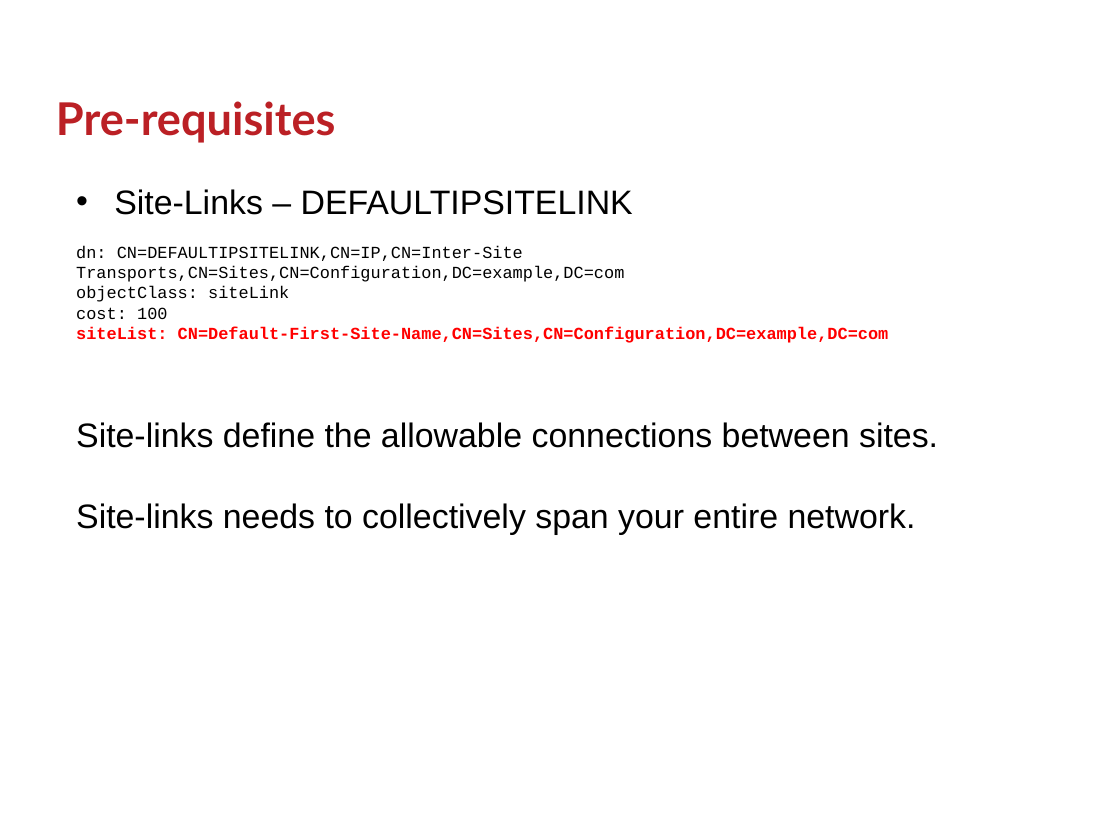
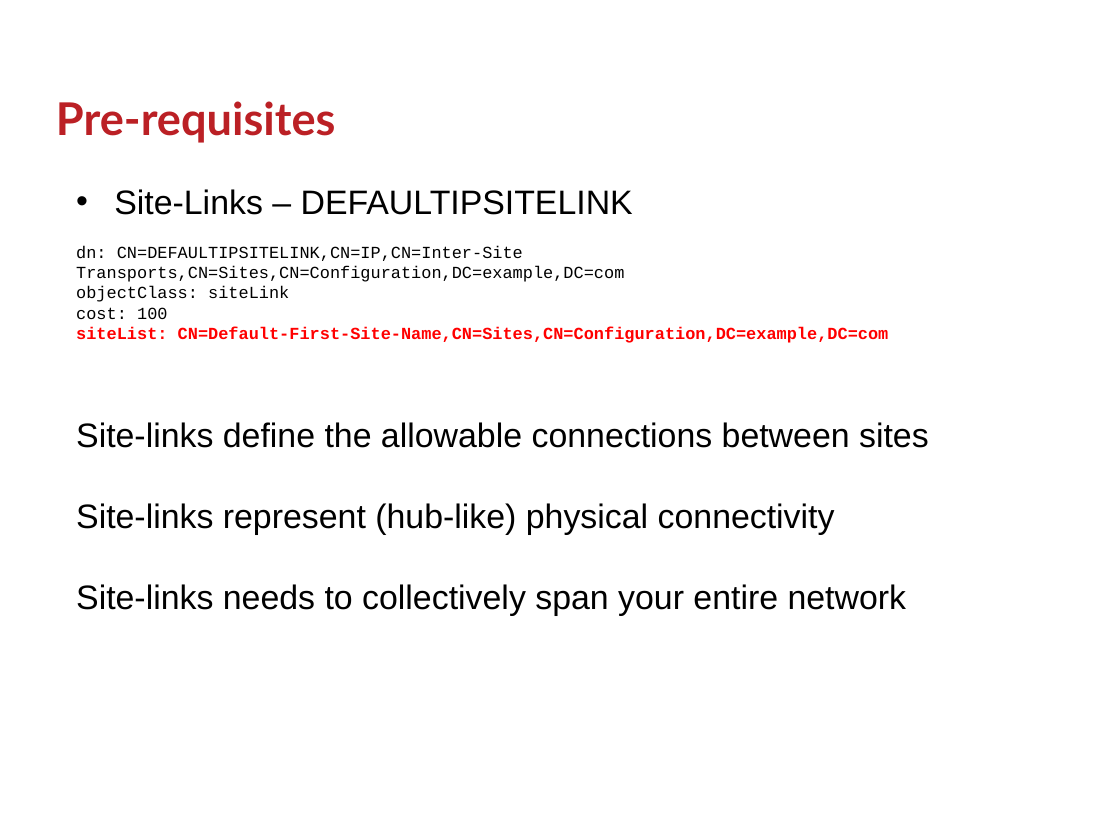
Before and after one commit to GSam/Slides, a slide deck: slide 10 of Samba KCC.pptx. Drawn at 1120x840 pixels with LibreOffice and Linux fonts; fonts in the diff are those of the drawing; background and template pictures are left out. Boxes give left, top, right and bottom in pixels: in the first picture for what was removed or moved away, otherwise in the second. Text is boxed around its words. In the diff, an @@ line names an element or a change of style, - is before the commit and + after.

```diff
--- a/Samba KCC.pptx
+++ b/Samba KCC.pptx
@@ text at bbox=[76, 422, 929, 616]: text changed @@
-Site-links define the allowable connections between sites.
-Site-links needs to collectively span your entire network.
+Site-links define the allowable connections between sites
+Site-links represent (hub-like) physical connectivity
+Site-links needs to collectively span your entire network
```
Also in this commit, not shown: 13 other slides changed, 11 slides added, 7 slides removed, 1 other file.
